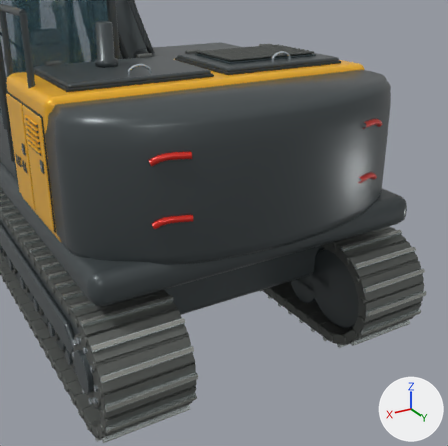
What one commit did to the Blender file source_blender/VolvoEC950F.blend.
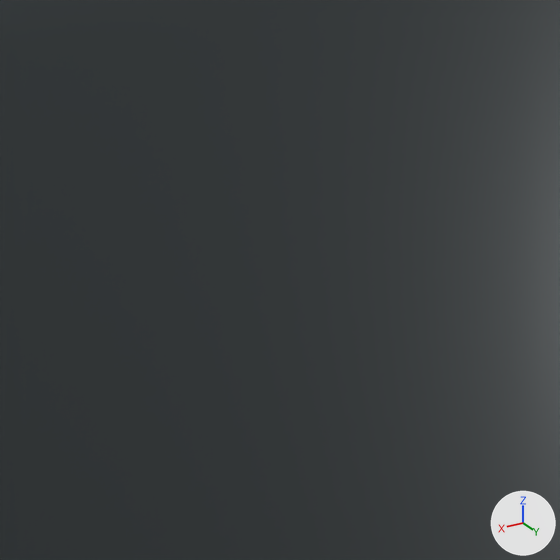
Each version appears first from a camera (50 mm lens) standing at (3.239, 6.922, 4.25) and looking at (0.603, 2.528, 2.053), and next in a close-up on the part from 57% to 75% of the width and 31% to 49% of the height. The axes (+X, +Y, +Z) are drawn at lower right. The lights are the same throughout. The first two pictures are the older version.

Names of what the first close-up shows: 'Rounded cast counterweight'.
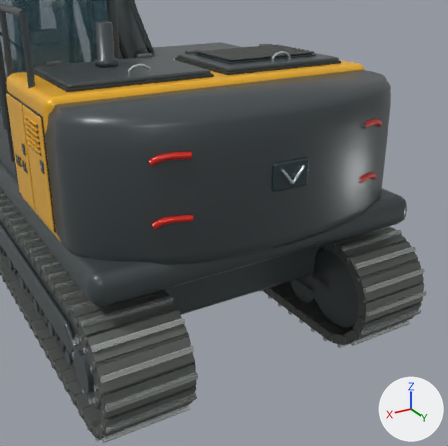
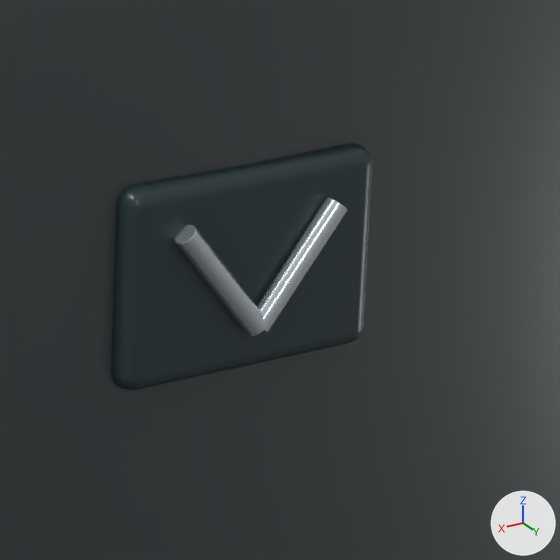
What differs and where, as boxes [x1, y1, x2, y2] in the close-ups (560 x 560 px):
'Volva counterweight badge', added (dark cyan): after [111, 143, 372, 390]
'Volva counterweight chevron', added: after [256, 197, 347, 333]
'Volva counterweight chevron.001', added: after [174, 225, 265, 336]

What changed in the scene script:
```text
Add me_cylinder_174_1:
    me_cylinder_174_1.from_pydata(...)  # 72 vertices, 62 faces; spans x -0.016..0.016, y -0.016..0.016, z -0.094..0.094
    me_cylinder_174_1.materials.append(mat_hydraulic_chrome)  # white #d4dee5
Add me_kub_335_1:
    me_kub_335_1.from_pydata(...)  # 96 vertices, 98 faces; spans x -0.195..0.195, y -0.029..0.029, z -0.135..0.135
    me_kub_335_1.materials.append(mat_lettering_black)  # dark cyan #2c3c3f
Add ob_volva_counterweight_chevron_001:
    ob_volva_counterweight_chevron_001 = bpy.data.objects.new('Volva counterweight chevron.001', me_cylinder_174_1)
    ob_volva_counterweight_chevron_001.parent = ob_volvo_ec950f
    ob_volva_counterweight_chevron_001.location = (0.06, 2.718, 2.451)
    ob_volva_counterweight_chevron_001.rotation_euler = (2.45, 0.0, -1.571)  # degrees (140, 0, -90)
Add ob_volva_counterweight_chevron:
    ob_volva_counterweight_chevron = bpy.data.objects.new('Volva counterweight chevron', me_cylinder_174_1.copy())
    ob_volva_counterweight_chevron.parent = ob_volvo_ec950f
    ob_volva_counterweight_chevron.location = (-0.06, 2.718, 2.451)
    ob_volva_counterweight_chevron.rotation_euler = (2.45, 0.0, 1.571)  # degrees (140, 0, 90)
Add ob_volva_counterweight_badge:
    ob_volva_counterweight_badge = bpy.data.objects.new('Volva counterweight badge', me_kub_335_1)
    ob_volva_counterweight_badge.parent = ob_volvo_ec950f
    ob_volva_counterweight_badge.location = (0.0, 2.678, 2.45)
```
